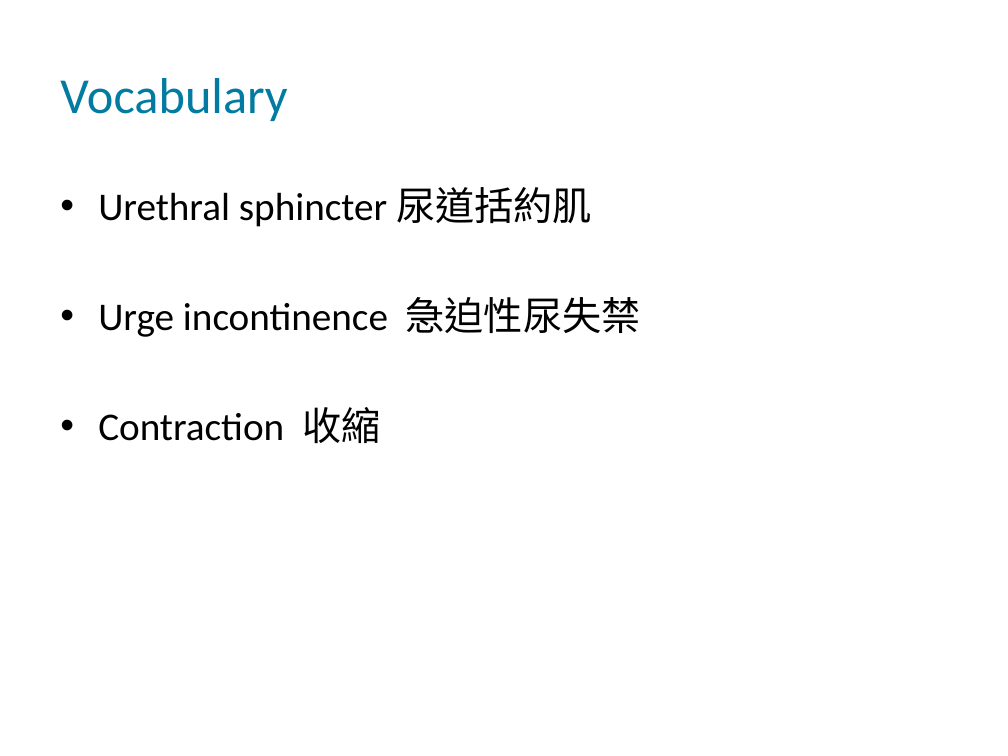
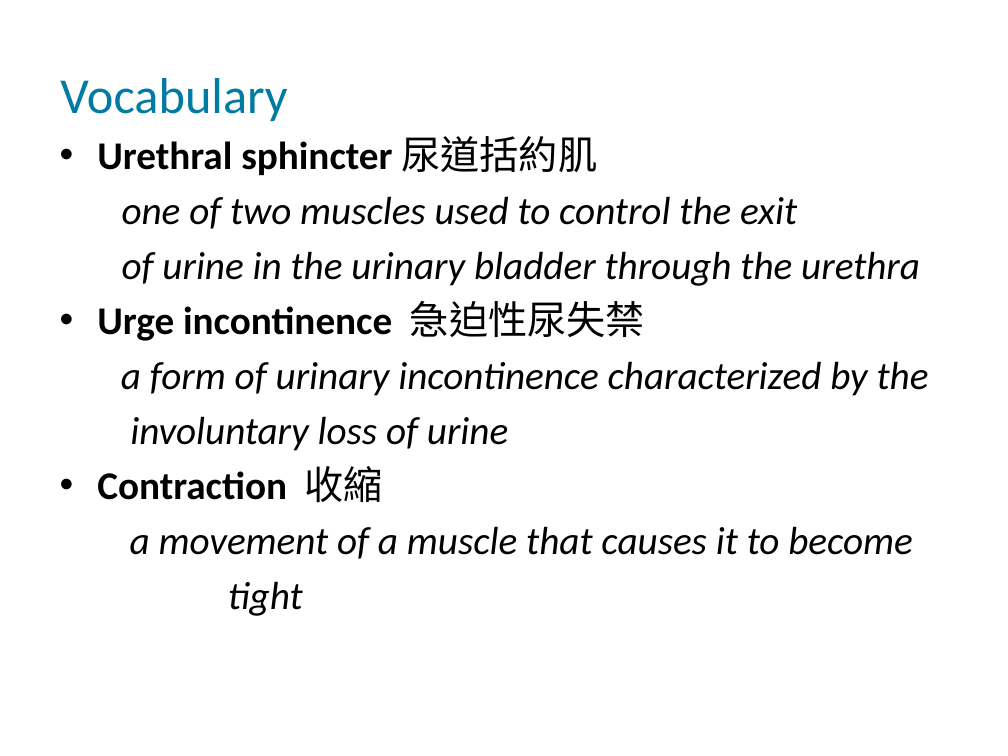
Before and after one commit to QuocVoong/R-Study-Lists, a slide deck: slide 3 of Medicine/5855_stethoscope_ppt/5855.pptx. Drawn at 1008x756 pixels with LibreOffice and Linux fonts; fonts in the diff are those of the drawing; background and template pictures are left out. Boxes give left, top, right and bottom in pixels: in the first picture for what was removed or moved away, otherwise in the second. Text is boxed around its words. In the diff, an @@ line names an element or a change of style, - is before the commit and + after.

Commit message:
PPT Finished

```diff
--- a/Medicine/5855_stethoscope_ppt/5855.pptx
+++ b/Medicine/5855_stethoscope_ppt/5855.pptx
@@ text "Urethral sphincter 尿道括約肌": place and size @@
-text "Urethral sphincter 尿道括約肌" at bbox=[98, 187, 641, 444]
+text "Urethral sphincter 尿道括約肌" at bbox=[97, 136, 929, 616]
@@ text at bbox=[97, 136, 645, 503]: bold on in "Urethral sphincter", "Urge incontinence", "Contraction" @@
@@ text at bbox=[122, 196, 920, 286]: paragraphs added @@
+one of two muscles used to control the exit
+of urine in the urinary bladder through the urethra
@@ text at bbox=[121, 361, 929, 451]: paragraphs added @@
+a form of urinary incontinence characterized by the
+involuntary loss of urine
@@ text at bbox=[130, 526, 913, 616]: paragraphs added @@
+a movement of a muscle that causes it to become
+tight
```
Also in this commit, not shown: 6 other slides changed.
